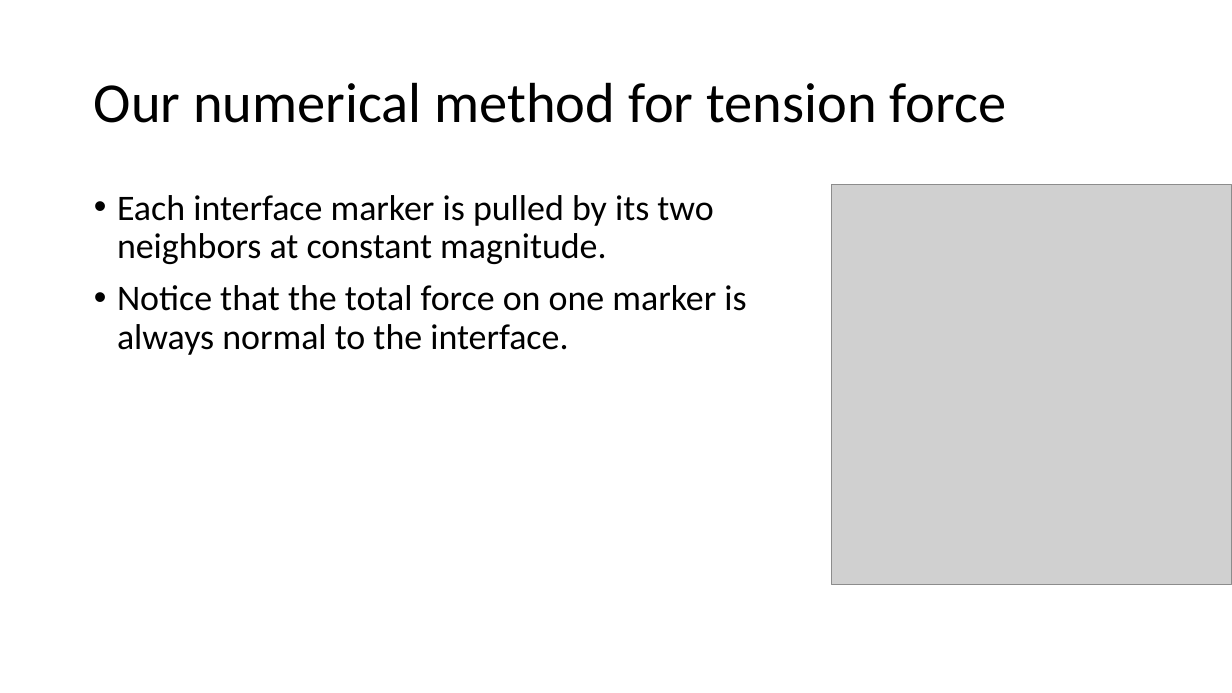
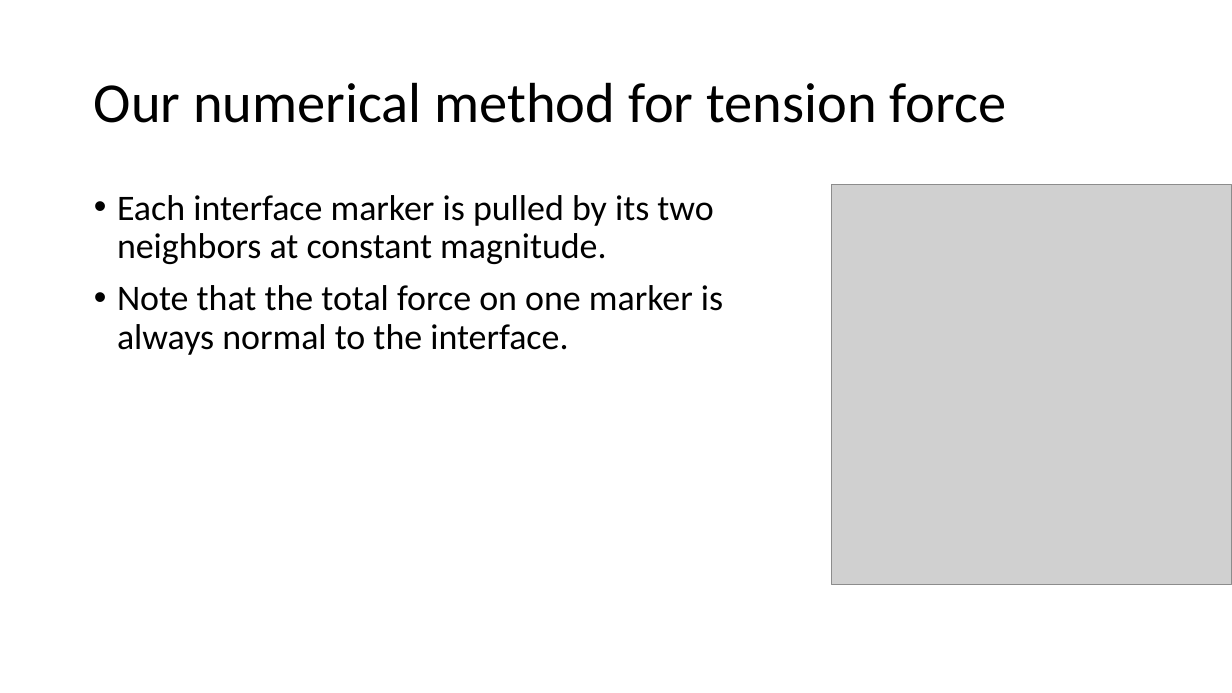
Before and after one commit to Daniel-Chin/droplet, a slide deck: slide 4 of APS_conf/slides.pptx. Drawn at 1232x693 pixels with LibreOffice and Linux fonts; fonts in the diff are those of the drawing; grey boxes stand for pictures. Boxes give left, top, right and bottom in pixels: in the first picture for what was removed or moved away, otherwise in the second. Text is boxed around its words. In the diff, an @@ line names an element or a change of style, - is before the commit and + after.

Commit message:
APS talk small tweaks

```diff
--- a/APS_conf/slides.pptx
+++ b/APS_conf/slides.pptx
@@ text at [117, 285, 723, 355]: text changed @@
-• Notice that the total force on one marker is always normal to the interface.
+• Note that the total force on one marker is always normal to the interface.
```
Also in this commit, not shown: 1 other slide changed, 2 other files.
